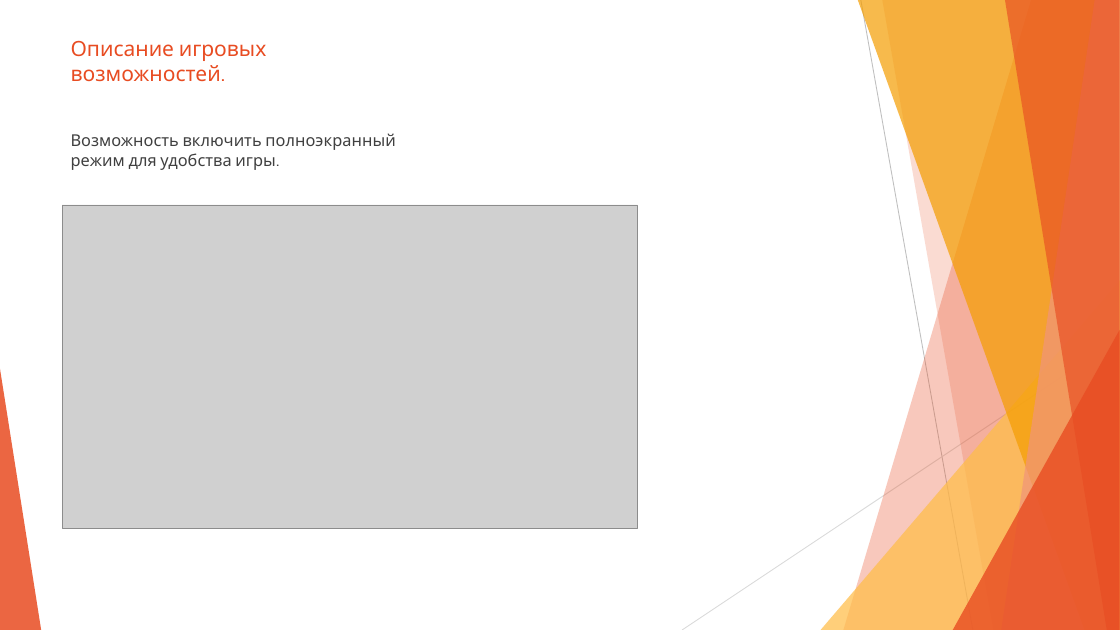
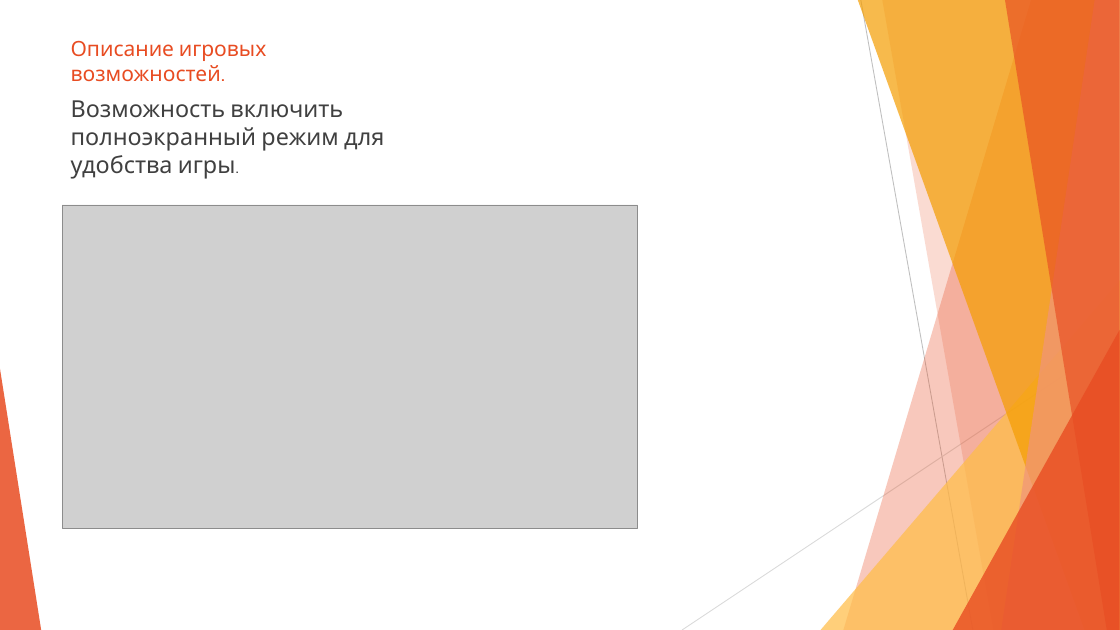
Before and after one commit to arta159/roguelite, a slide deck: slide 9 of Проект Roguelite.pptx (slide 7 before the commit). Drawn at 1120x630 pixels with LibreOffice and Linux fonts; fonts in the diff are those of the drawing; grey boxes stand for pictures. Boxes give left, top, right and bottom in pixels: in the first picture for what was removed or moved away, otherwise in the second. Text is boxed around its words. In the diff, an @@ line names an element or a change of style, - is before the commit and + after.

```diff
--- a/Проект Roguelite.pptx
+++ b/Проект Roguelite.pptx
@@ text "Возможность включить полноэкранный режим для ...": place and size @@
-text "Возможность включить полноэкранный режим для ..." at <box>71,133,395,170</box>
+text "Возможность включить полноэкранный режим для ..." at <box>71,100,384,179</box>
@@ text "Возможность включить полноэкранный режим для ..." at <box>71,100,384,179</box>: size 14 to 20 pt @@
```
Also in this commit, not shown: 5 other slides changed, 3 slides added.
